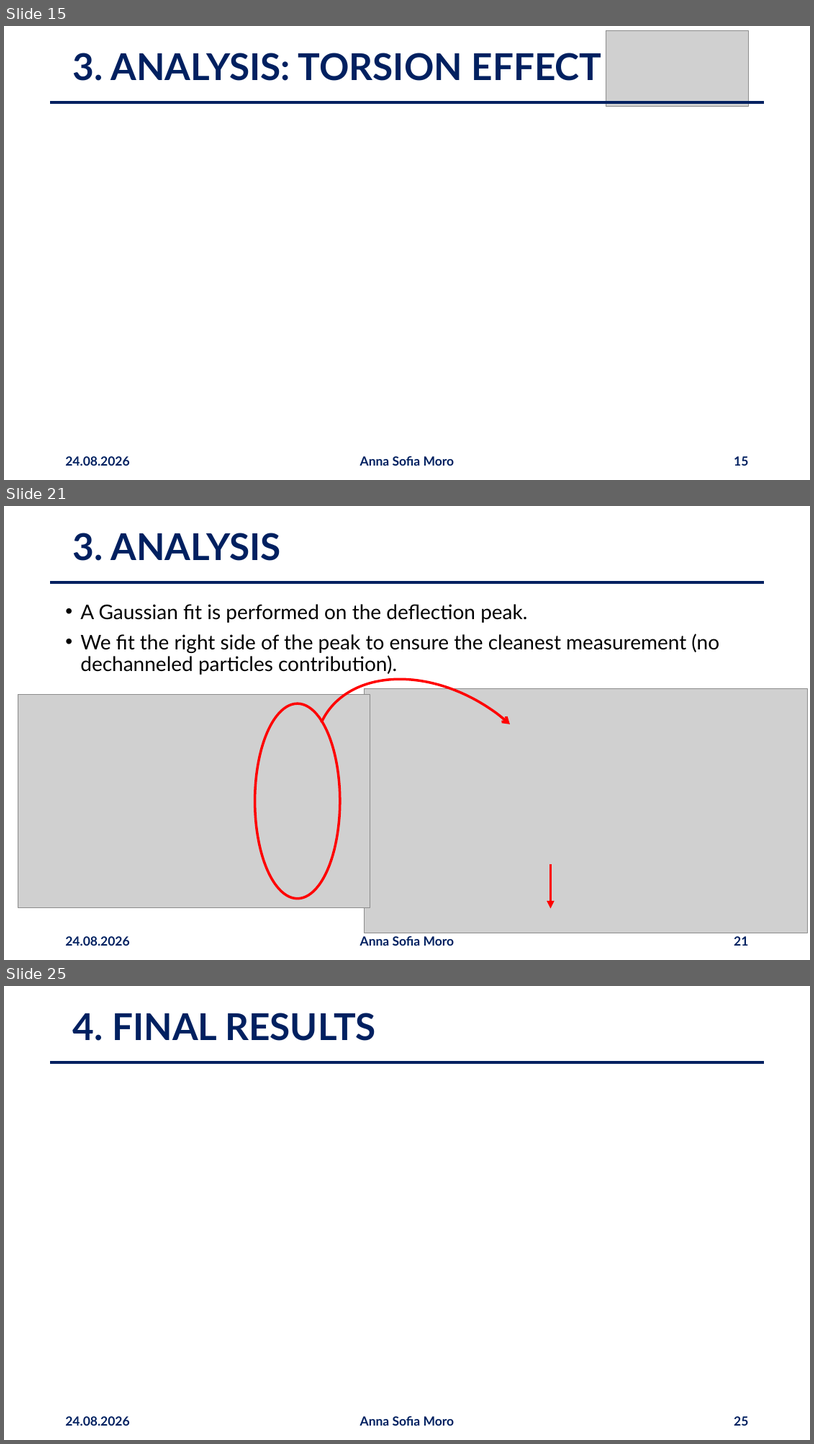
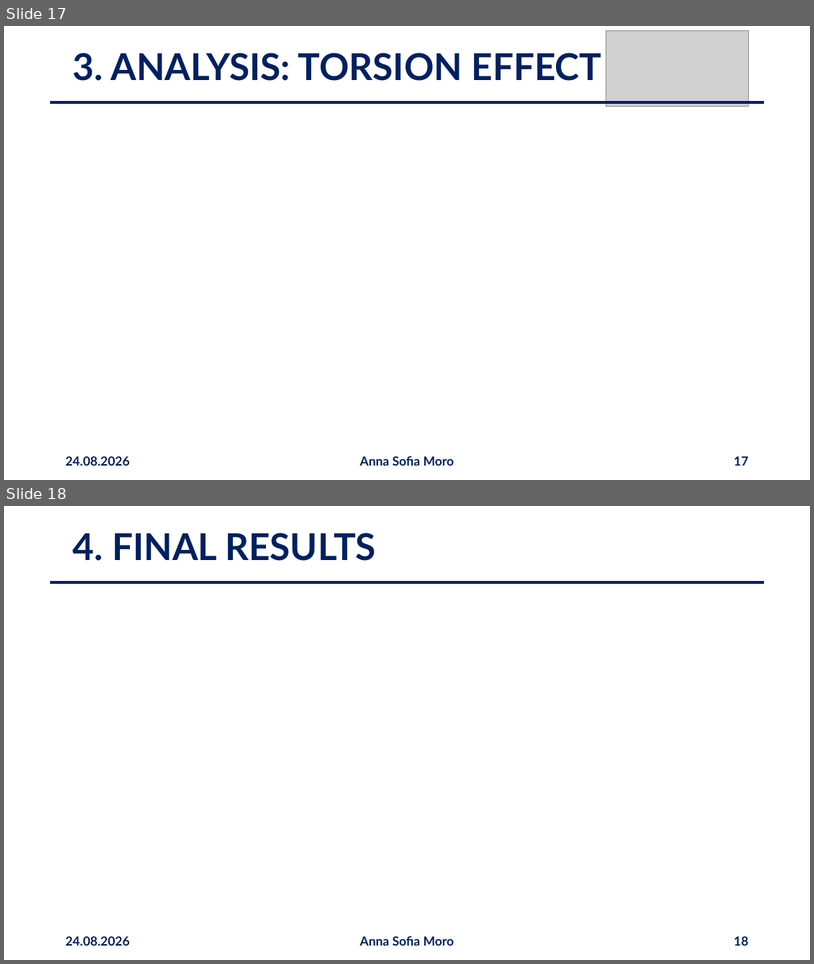
Before and after one commit to annaasofia/tesi, a slide deck: slides/presentazione2408.pptx. Shown one above the other, each under a label of ours: slides 15, 21 and 25 before the commit, slides 17 and 18 after it; the slides between them are not shown. The pictures are 814x1444 and 814x964 pixels, drawn with LibreOffice and Linux fonts; fonts in the diff are those of the drawing; grey boxes stand for pictures. Boxes give left, top, right and bottom in pixels: in the first picture for what was removed or moved away, otherwise in the second. Text is boxed around its words. In the diff, an @@ line names an element or a change of style, - is before the commit and + after.

```diff
--- a/slides/presentazione2408.pptx
+++ b/slides/presentazione2408.pptx
@@ slide 21 removed at box(4, 506, 810, 960), background #FFFFFF @@
@@ title removed at box(73, 533, 281, 561) @@
-3. ANALYSIS
@@ line removed from (50, 582) to (764, 582) @@
@@ text removed at box(80, 604, 720, 674) @@
-• A Gaussian fit is performed on the deflection peak.
-• We fit the right side of the peak to ensure the cleanest measurement (no dechanneled particles contribution).
@@ arc (boxed as its full ellipse) removed at box(275, 635, 597, 934) @@
@@ picture removed at box(18, 694, 370, 908) @@
@@ picture removed at box(365, 688, 808, 932) @@
@@ picture removed at box(160, 709, 245, 744) @@
@@ ellipse removed at box(255, 703, 340, 898) @@
@@ picture removed at box(576, 803, 661, 837) @@
@@ arrow removed from (551, 864) to (551, 908) @@
@@ text removed at box(65, 936, 129, 945) @@
-24.08.2026
@@ text removed at box(360, 936, 455, 945) @@
-Anna Sofia Moro
@@ page number removed at box(734, 936, 748, 945) @@
-21
@@ what was slide 15 is now slide 17 @@
@@ page number at box(734, 456, 748, 465): text changed @@
-15
+17
@@ what was slide 25 is now slide 18 @@
@@ page number at box(734, 936, 748, 945): text changed @@
-25
+18
```
Also in this commit, not shown: 16 slides changed, 1 slide added, 7 other slides removed.
